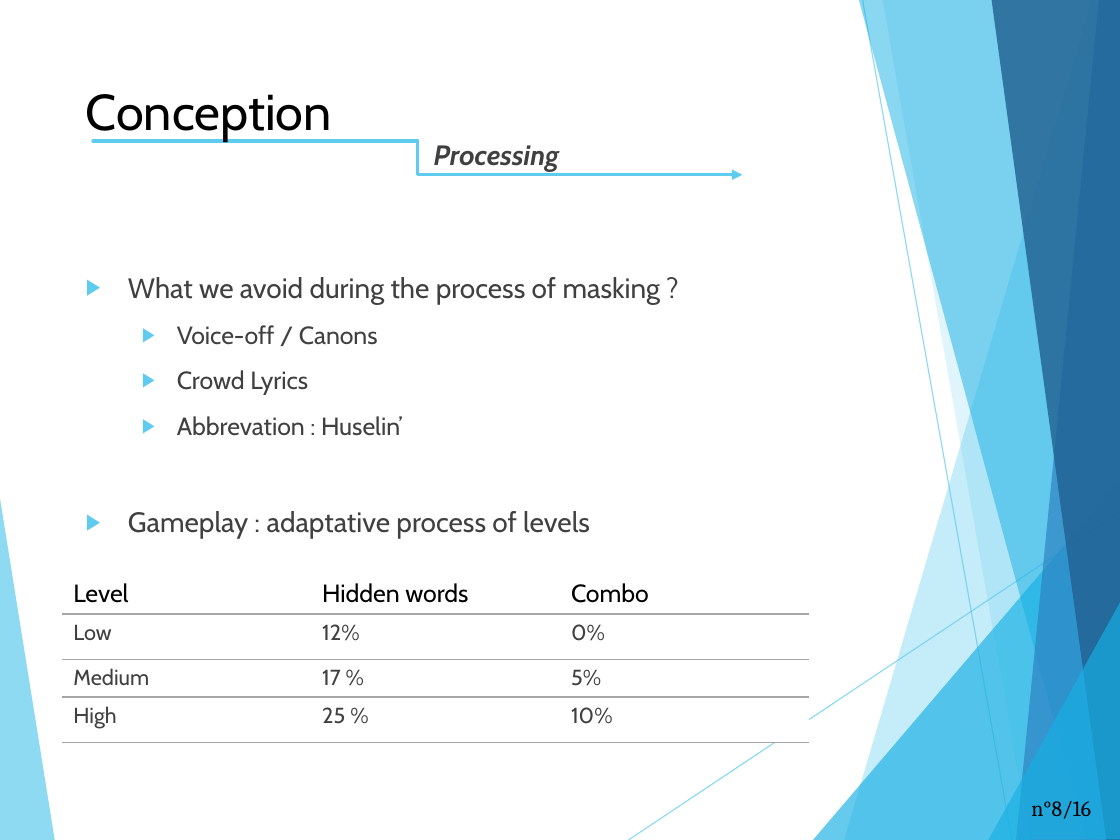
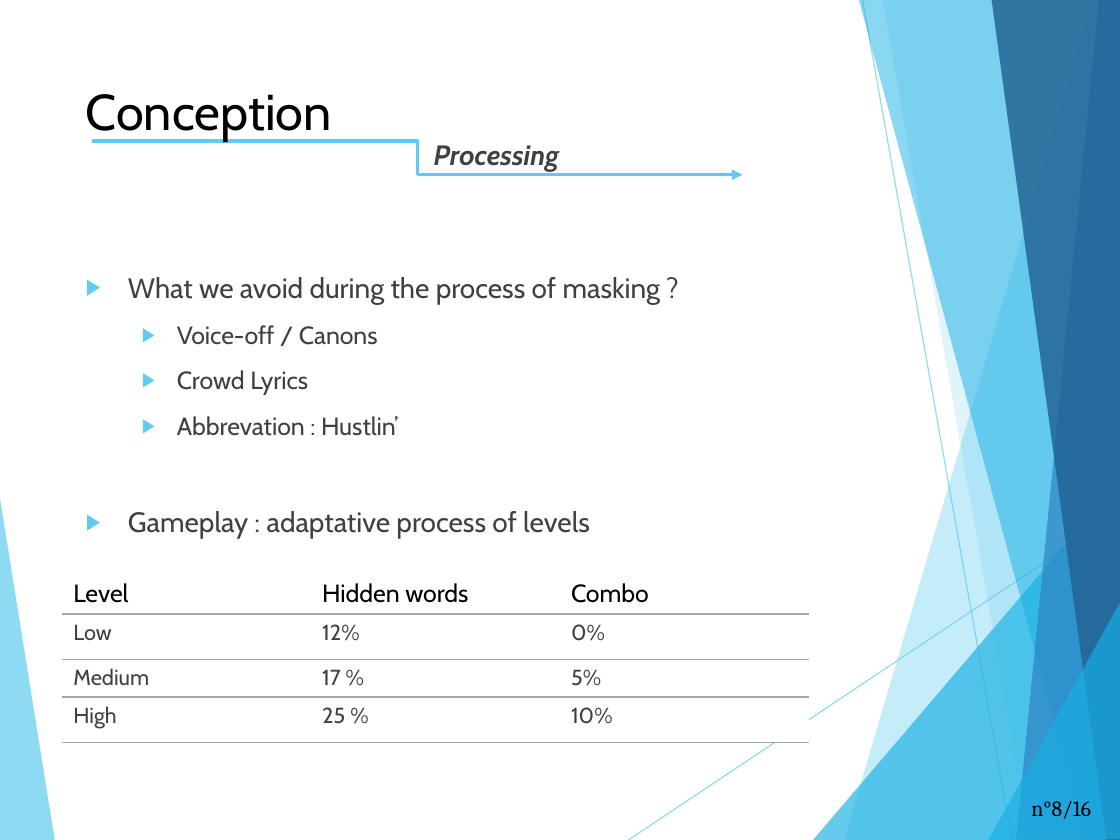
Before and after one commit to Terrasse/Dontforgetthelyrics, a slide deck: slide 8 of English_project.pptx. Drawn at 1120x840 pixels with LibreOffice and Linux fonts; fonts in the diff are those of the drawing. Boxes give left, top, right and bottom in pixels: in the first picture for what was removed or moved away, otherwise in the second. Text is boxed around its words. In the diff, an @@ line names an element or a change of style, - is before the commit and + after.

```diff
--- a/English_project.pptx
+++ b/English_project.pptx
@@ text at <box>177,416,398,436</box>: text changed @@
-  ▶ Abbrevation : Huselin’
+  ▶ Abbrevation : Hustlin’
```
Also in this commit, not shown: 2 other slides changed.
